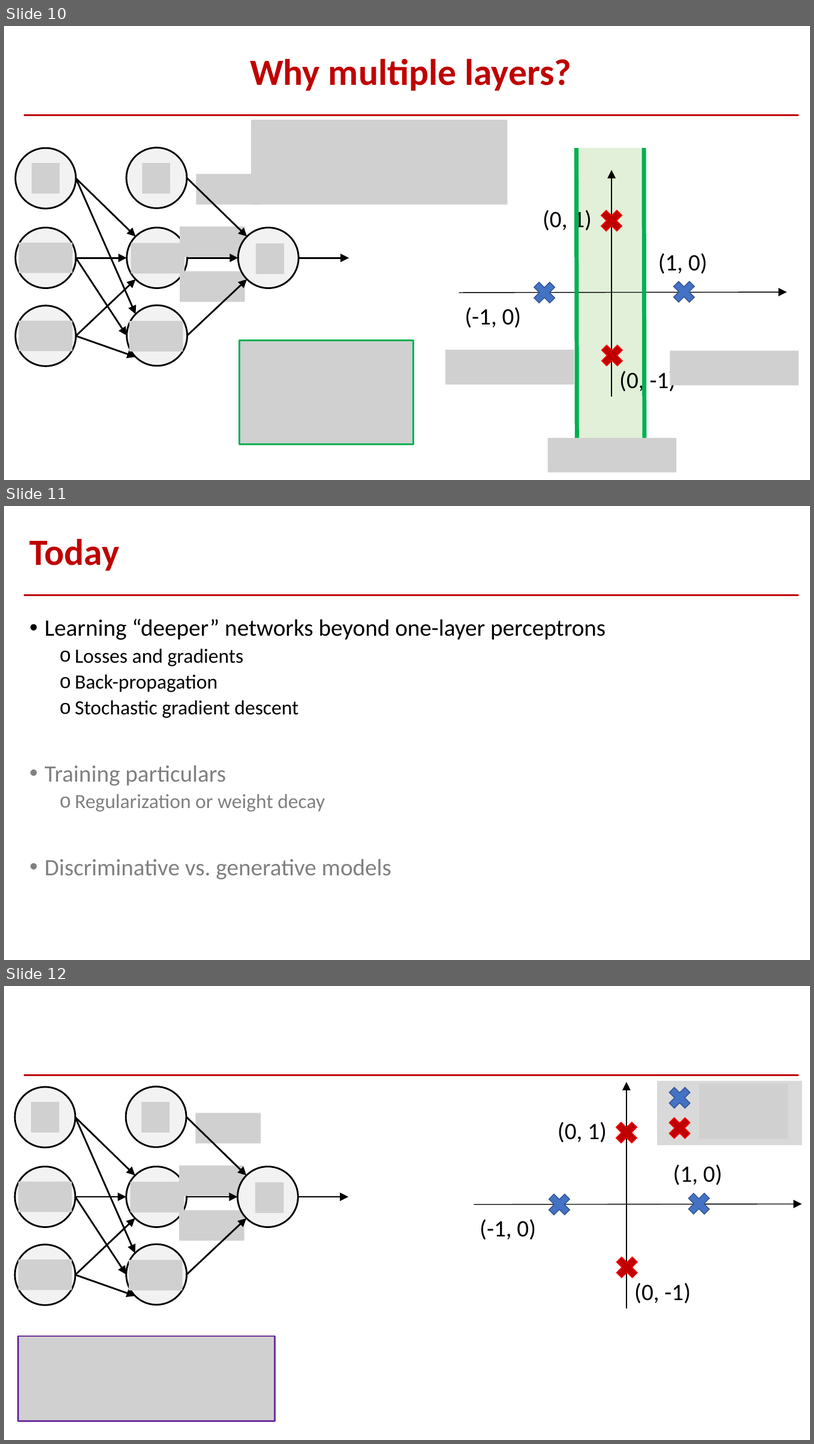
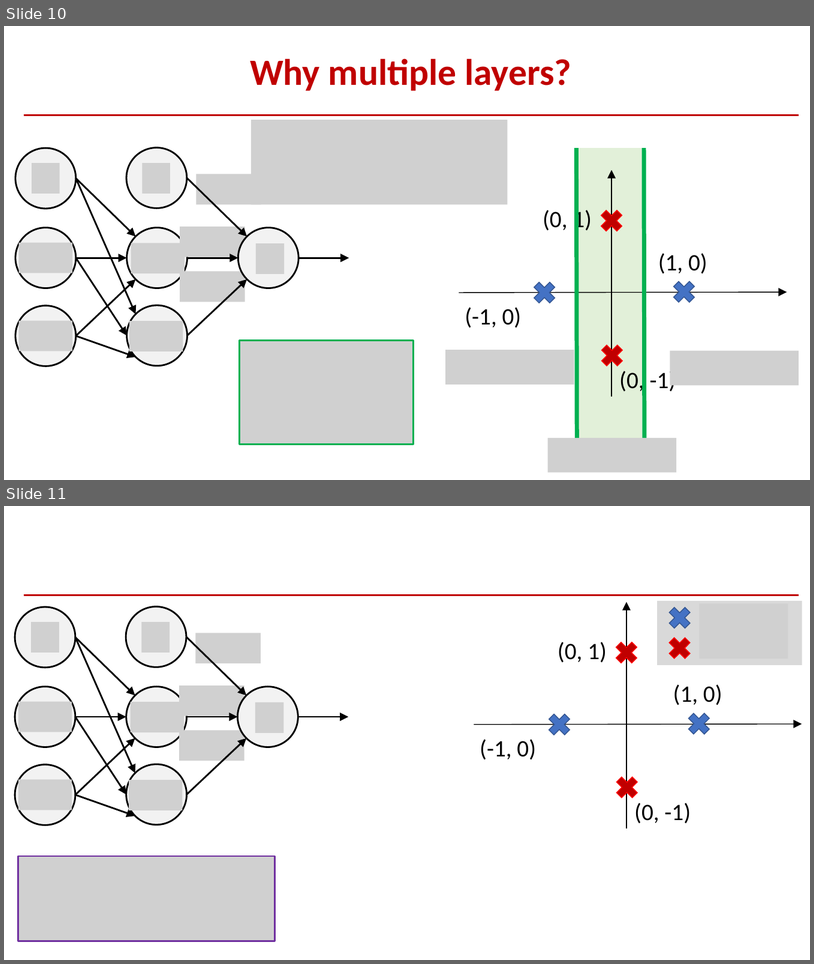
Before and after one commit to jeniyat/CSE-5521-SP21, a slide deck: Lectures/ppts/24. Neural Network.pptx. Shown one above the other, each under a label of ours: slides 10, 11 and 12 before the commit, slides 10 and 11 after it. The pictures are 814x1444 and 814x964 pixels, drawn with LibreOffice and Linux fonts; fonts in the diff are those of the drawing; grey boxes stand for pictures. Boxes give left, top, right and bottom in pixels: in the first picture for what was removed or moved away, otherwise in the second. Text is boxed around its words. In the diff, an @@ line names an element or a change of style, - is before the commit and + after.

```diff
--- a/Lectures/ppts/24. Neural Network.pptx
+++ b/Lectures/ppts/24. Neural Network.pptx
@@ slide 11 removed at <box>4,506,810,960</box>, background #FFFFFF; not listed: 1 template element that a slide beside it also shows @@
@@ title removed at <box>30,538,120,571</box> @@
-Today
@@ text removed at <box>45,619,606,879</box> @@
-• Learning “deeper” networks beyond one-layer perceptrons
-  o Losses and gradients
-  o Back-propagation
-  o Stochastic gradient descent
-• Training particulars
-  o Regularization or weight decay
-• Discriminative vs. generative models
@@ what was slide 12 is now slide 11 @@
```
Also in this commit, not shown: 1 slide changed, 1 other file.
